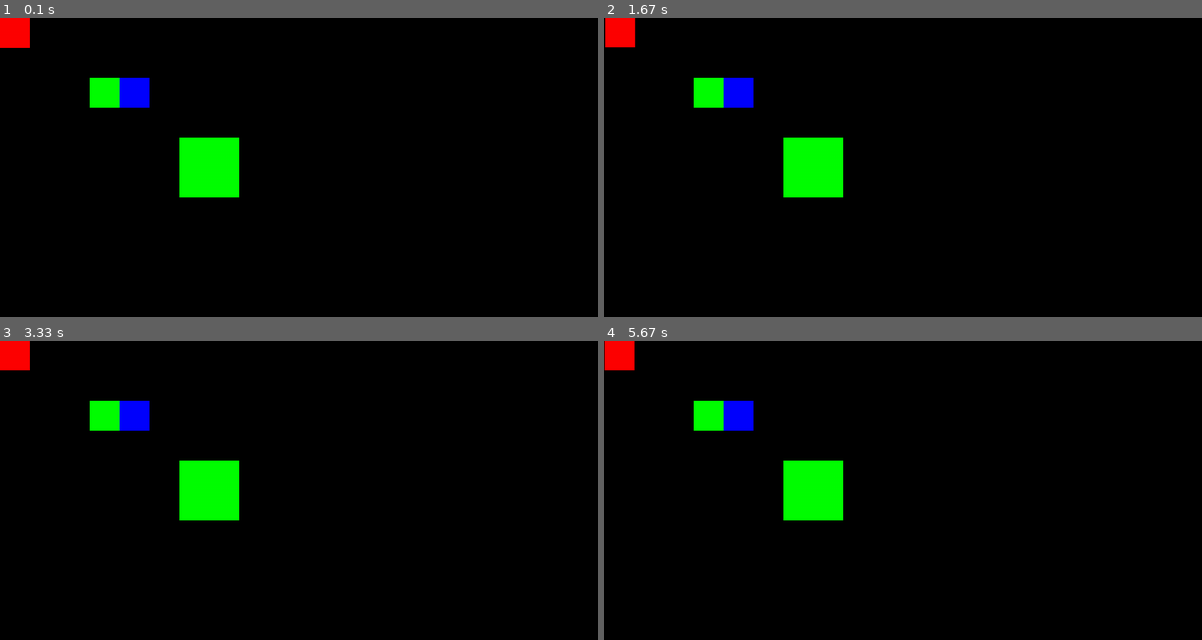
Above: before the commit, frames 1-4 (two rows, left to right).
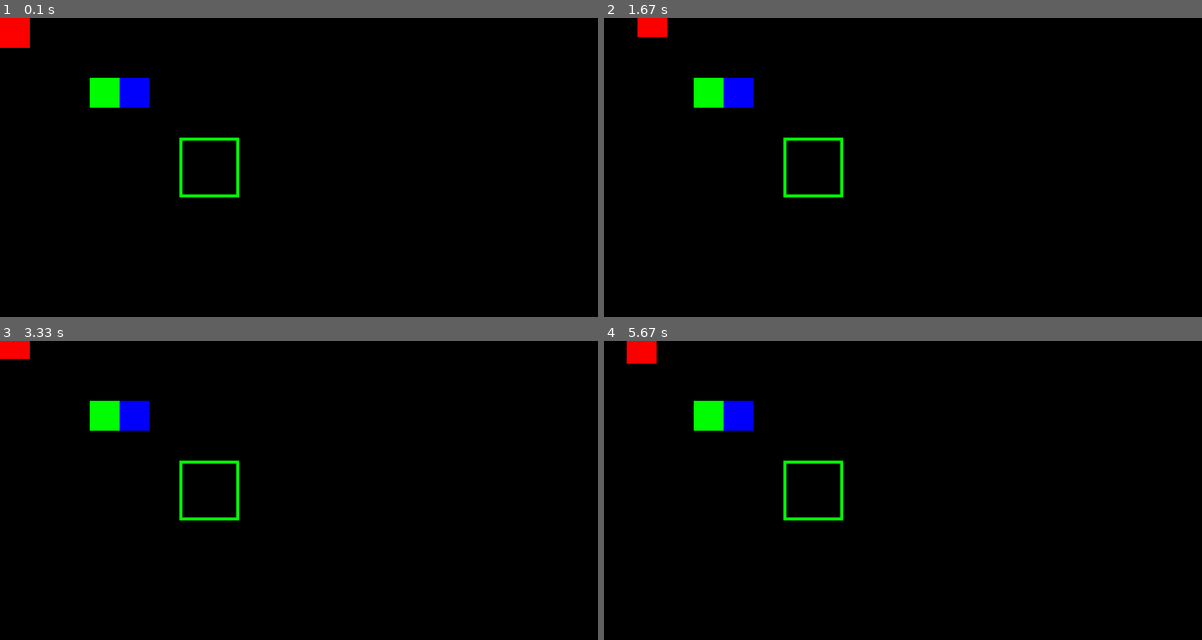
Above: after the commit, the same moments.

Repository: igoa149/pygame-01
Game: pygame game, started from game.py
The game is run twice, just before and just after one commit, with the same random seed, the same clock (stepped at 60 frames per second) and the same inputs.
Inputs:
- Up to frame 1 (0.1 s): no input
- Up to frame 2 (1.67 s): hold Right 0.33-0.8 s; hold Up 0.83-1.13 s; hold Right 1.17-1.63 s
- Up to frame 3 (3.33 s): hold Left 1.67-2.2 s; hold Down 2.23-2.53 s; hold Left 2.57-2.97 s; hold Up from 3 s (still down)
- Up to frame 4 (5.67 s): release Up at 3.37 s; hold Right 3.4-4.03 s; hold Down 4.07-4.43 s; hold Left 4.47-4.93 s; hold Right 4.97-5.43 s; hold Up from 5.47 s (still down)

The runs differ from the first frame. In frame 1, 1.7% of the frame differs, in the area x 30-40%, y 40-60%; in frame 2, 2.5%, in the area x 0-40%, y 0-60%; in frame 3, 1.9%; in frame 4, 2.4%.

Commit message:
연속 이동 구현 및 골인지점 복습

Diff:
--- a/game.py
+++ b/game.py
@@ -4,30 +4,63 @@
 
 x = 0
 y = 0
+
+is_right_key_down = False
+is_left_key_down = False
+is_up_key_down = False
+is_down_key_down = False
 while True:
     for event in pygame.event.get():
         print(event)
         if event.type == 256:
             break
-        if event.type == 768:
+        if event.type == 768:  # keydown
             if event.key == 1073741906:
-                y -= 1
+                #y -= 10
+                is_up_key_down = True
             if event.key == 1073741904:
-                x -= 1
+                #x -= 10
+                is_left_key_down = True
+            if event.key == 1073741905:
+                #y += 10
+                is_down_key_down = True
+
+            if event.key == 1073741903:
+                # x += 10
+                is_right_key_down = True
+
+        if event.type == 769: # keyup
+            if event.key == 1073741903:
+                is_right_key_down = False
+
+            if event.key == 1073741904:
+                is_left_key_down = False
 
             if event.key == 1073741905:
-                y += 1
+                is_down_key_down = False
 
-            if event.key == 1073741903:
-                x += 1
+            if event.key == 1073741906:
+                is_up_key_down = False
+
 
     if event.type == 256:
         break
+
+    if is_right_key_down == True:
+        x += 1
+    if is_left_key_down == True:
+        x -= 1
+    if is_up_key_down == True:
+        y -= 1
+    if is_down_key_down == True:
+        y += 1
 
     screen.fill((0, 0, 0))  # 잔상 제거
     pygame.draw.rect(screen, (255, 0, 0), (x, y, 50, 50))
     pygame.draw.rect(screen, (0, 255, 0), (150, 100, 50, 50))
     pygame.draw.rect(screen, (0, 0, 255), (200, 100, 50, 50))
 
-    pygame.draw.rect(screen, (0, 255, 0), (300, 200, 100, 100))
+    pygame.draw.rect(screen, (0, 255, 0), (300, 200, 100, 100), 5)
+    if 300 < x < 350 and 200 < y < 250:#x, y 가 내부에 있는가?:
+        pygame.draw.rect(screen, (0, 255, 0), (300, 200, 100, 100))
     pygame.display.flip()
